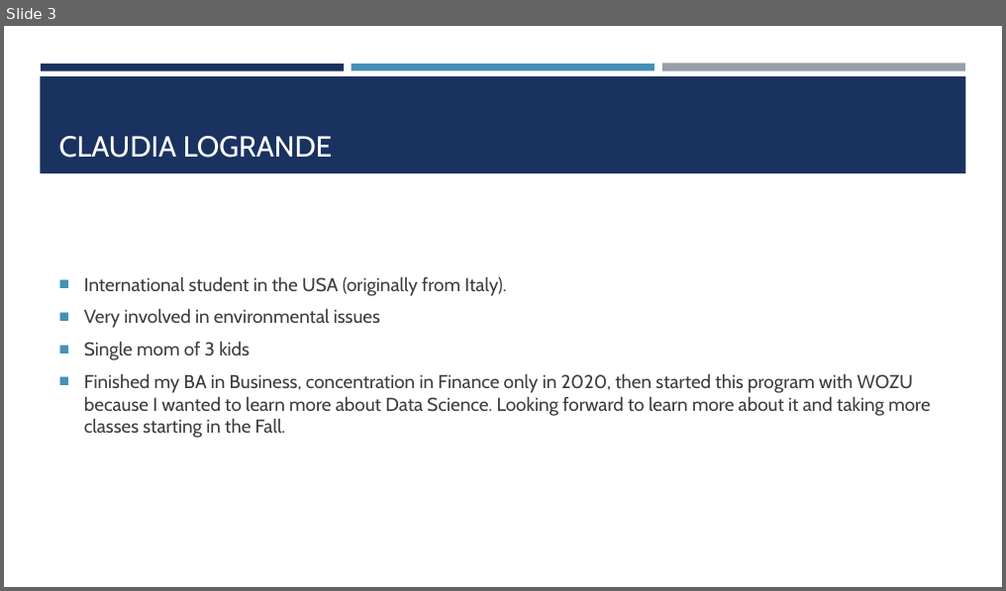
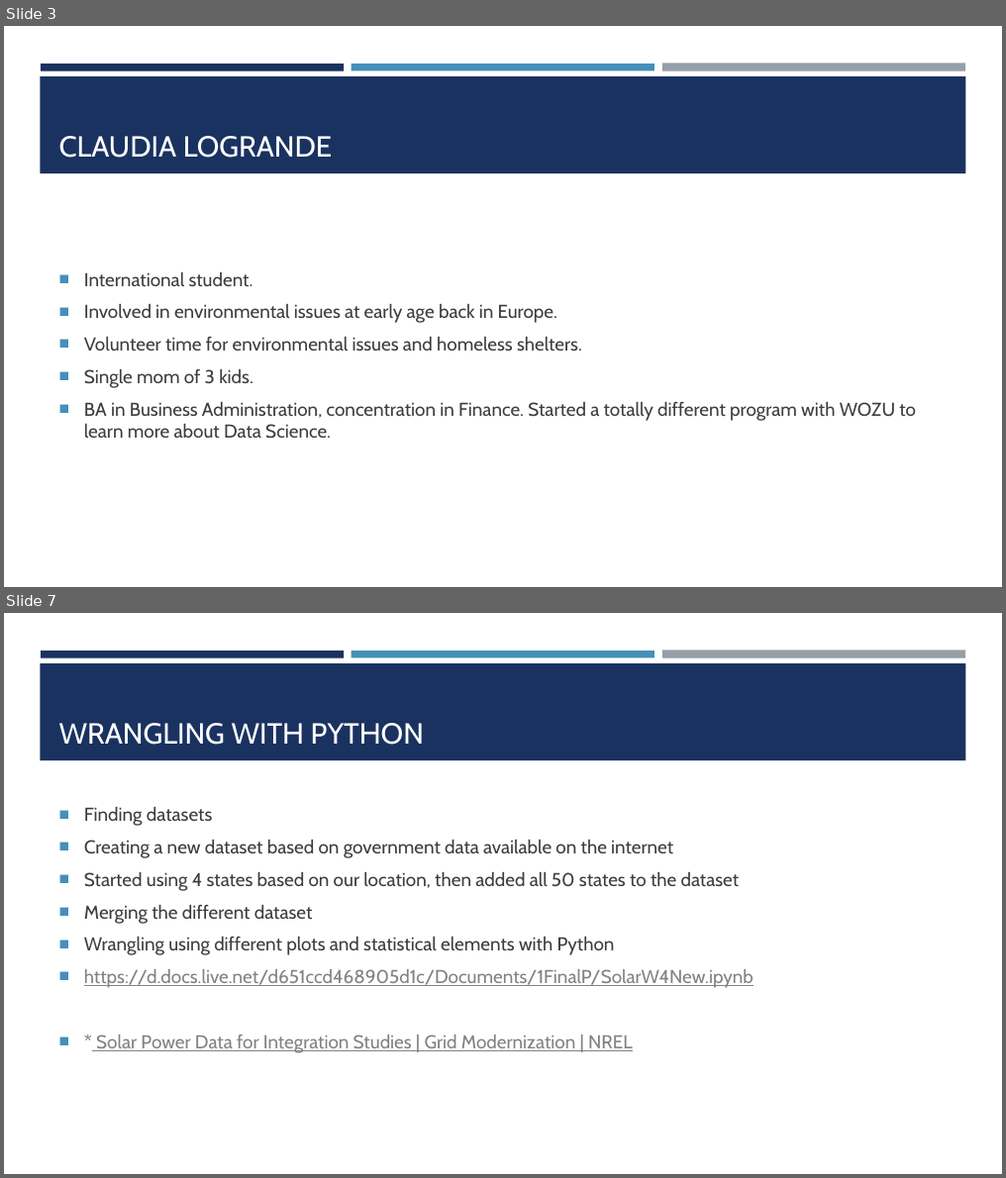
Before and after one commit to Claudy427/Final_Project, a slide deck: Solar Panels for homes.pptx. Shown one above the other, each under a label of ours: slide 3 before the commit, slides 3 and 7 after it; the slides between them are not shown. The pictures are 1006x591 and 1006x1178 pixels, drawn with LibreOffice and Linux fonts; fonts in the diff are those of the drawing. Boxes give left, top, right and bottom in pixels: in the first picture for what was removed or moved away, otherwise in the second. Text is boxed around its words. In the diff, an @@ line names an element or a change of style, - is before the commit and + after.

```diff
--- a/Solar Panels for homes.pptx
+++ b/Solar Panels for homes.pptx
@@ slide 7 added at (4,613,1002,1174), background #FFFFFF; not listed: 4 template elements that a slide beside it also shows @@
@@ title added at (59,723,424,745), 28 pt, text #FFFFFF @@
+WRANGLING WITH PYTHON
@@ text added at (84,807,753,1054), 18 pt, text #3D3D3D @@
+■ Finding datasets
+■ Creating a new dataset based on government data available on the internet
+■ Started using 4 states based on our location, then added all 50 states to the dataset
+■ Merging the different dataset
+■ Wrangling using different plots and statistical elements with Python
+■ https://d.docs.live.net/d651ccd468905d1c/Documents/1FinalP/SolarW4New.ipynb
+■ * Solar Power Data for Integration Studies | Grid Modernization | NREL
@@ slide 3 changed as well @@
@@ text at (84,273,916,439): text changed @@
-■ International student in the USA (originally from Italy).
-■ Very involved in environmental issues
-■ Single mom of 3 kids
-■ Finished my BA in Business, concentration in Finance only in 2020, then started this program with WOZU because I wanted to learn more about Data Science. Looking forward to learn more about it and taking more classes starting in the Fall.
+■ International student.
+■ Involved in environmental issues at early age back in Europe.
+■ Volunteer time for environmental issues and homeless shelters.
+■ Single mom of 3 kids.
+■ BA in Business Administration, concentration in Finance. Started a totally different program with WOZU to learn more about Data Science.
```
Also in this commit, not shown: 4 other slides changed, 10 other slides added, 1 slide removed.
